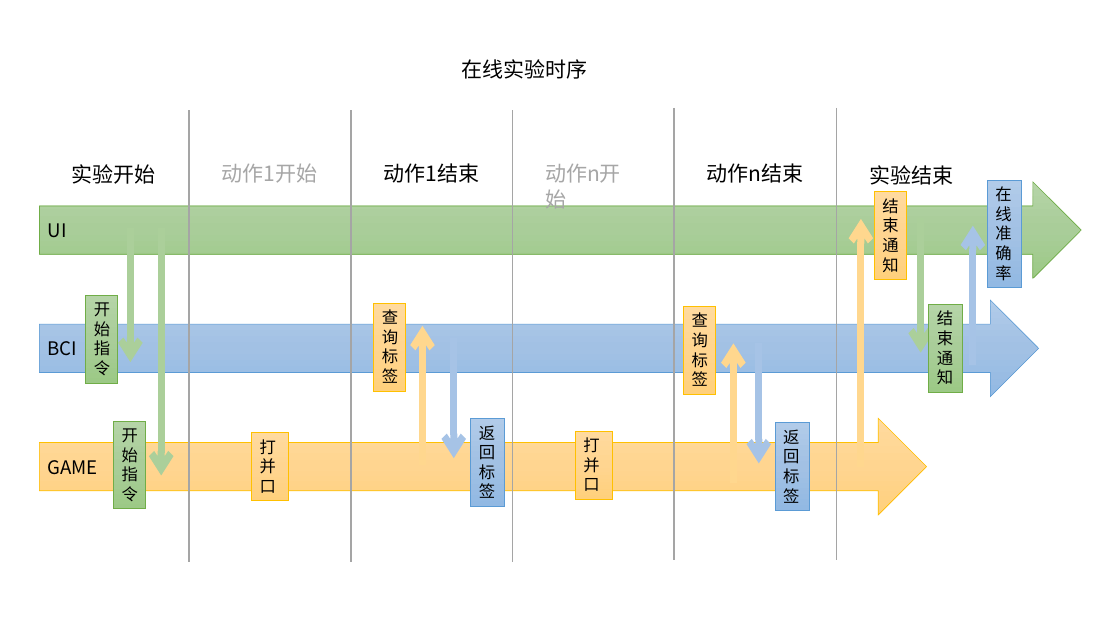
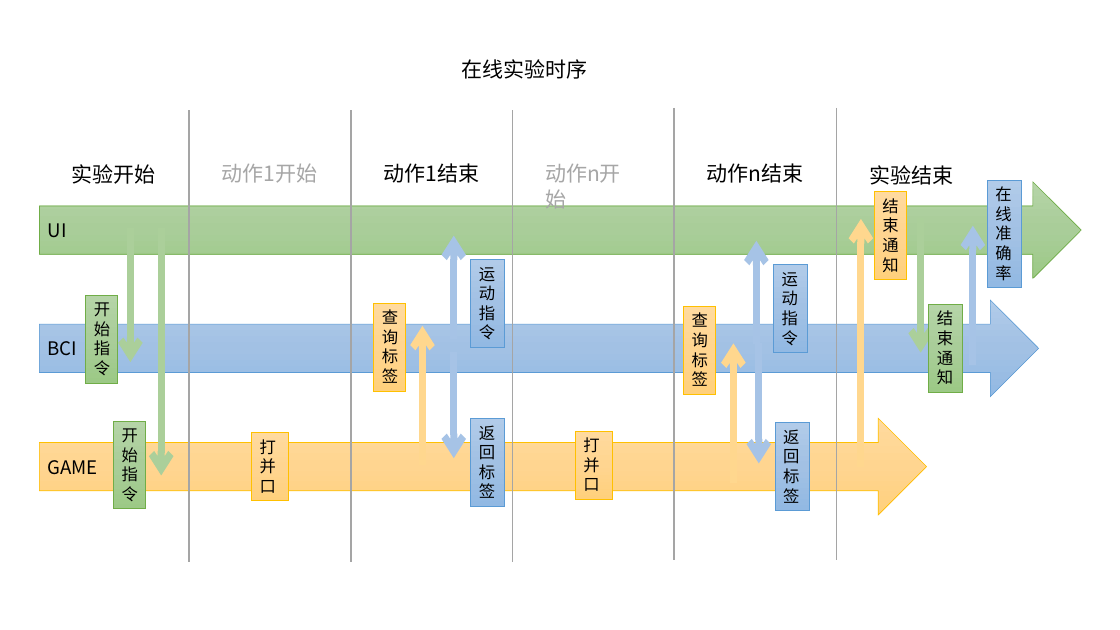
Before and after one commit to listenzcc/distributed_workers, a slide deck: slide 6 of structure.pptx. Drawn at 1120x630 pixels with LibreOffice and Linux fonts; fonts in the diff are those of the drawing. Boxes give left, top, right and bottom in pixels: in the first picture for what was removed or moved away, otherwise in the second. Text is boxed around its words. In the diff, an @@ line names an element or a change of style, - is before the commit and + after.

```diff
--- a/structure.pptx
+++ b/structure.pptx
@@ arrow added from (454, 339) to (454, 236), #A6C3E6 6 pt @@
@@ rectangle added at box(471, 260, 505, 347), fill gradient #B1CBE9 to #A3C1E5 to #93B9E4, outline #5B9BD5 0.5 pt, 14 pt, text #000000 @@
+运动指令
@@ arrow added from (756, 344) to (756, 241), #A6C3E6 6 pt @@
@@ rectangle added at box(774, 265, 808, 352), fill gradient #B1CBE9 to #A3C1E5 to #93B9E4, outline #5B9BD5 0.5 pt, 14 pt, text #000000 @@
+运动指令
```
Also in this commit, not shown: 3 other files.
